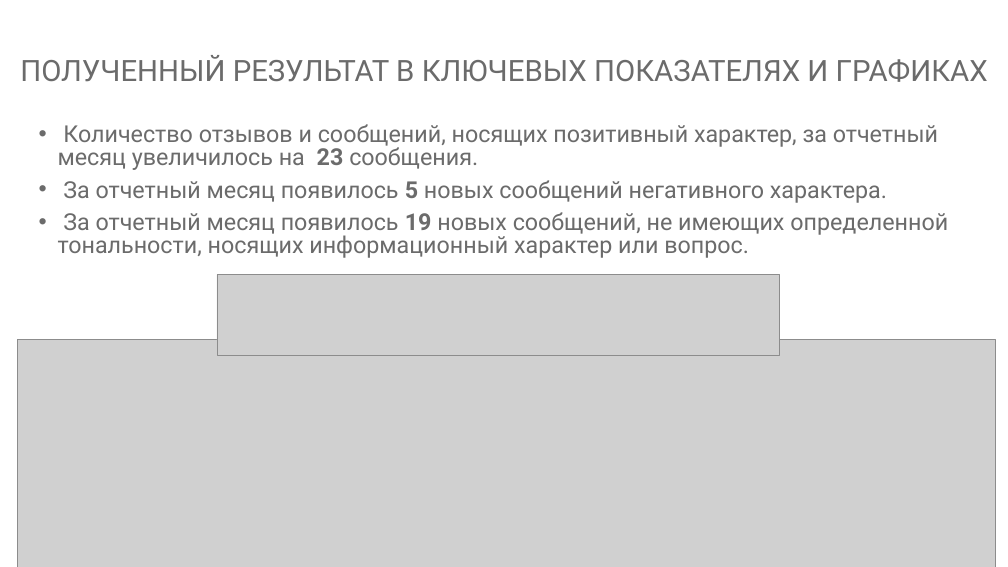
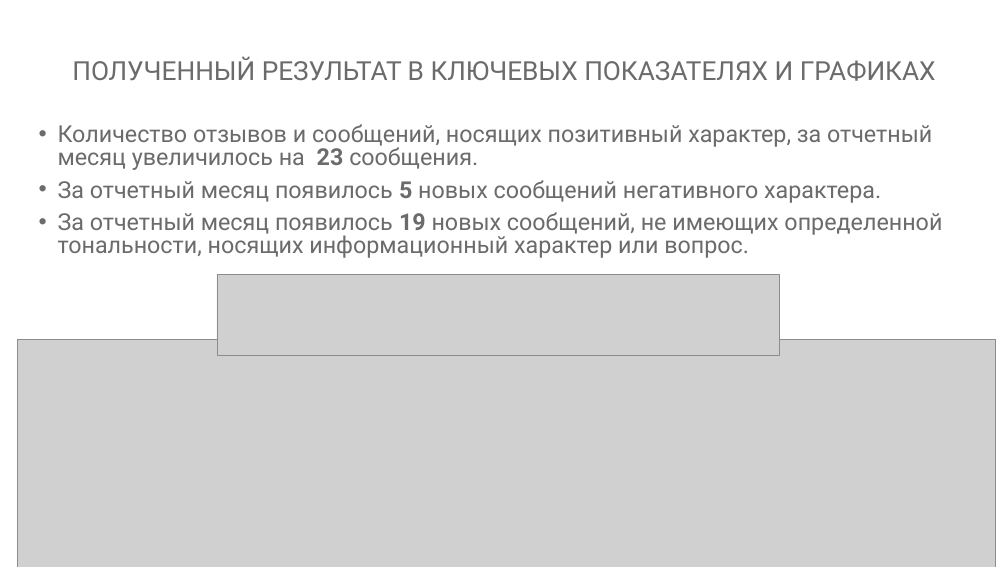
Before and after one commit to inversia/inversia.github.io, a slide deck: slide 4 of presentati/primer_mesyachnogo_otcheta.pptx. Drawn at 1008x567 pixels with LibreOffice and Linux fonts; fonts in the diff are those of the drawing; grey boxes stand for pictures. Boxes give left, top, right and bottom in pixels: in the first picture for what was removed or moved away, otherwise in the second. Text is boxed around its words. In the diff, an @@ line names an element or a change of style, - is before the commit and + after.

```diff
--- a/presentati/primer_mesyachnogo_otcheta.pptx
+++ b/presentati/primer_mesyachnogo_otcheta.pptx
@@ title "ПОЛУЧЕННЫЙ РЕЗУЛЬТАТ В КЛЮЧЕВЫХ ПОКАЗАТЕЛЯХ ..." at box(72, 56, 936, 81): size 28 to 25 pt @@
@@ text "Количество отзывов и сообщений, носящих ..." rewrapped from box(58, 124, 948, 258) to box(58, 124, 942, 258) @@
```
Also in this commit, not shown: 6 other files.
